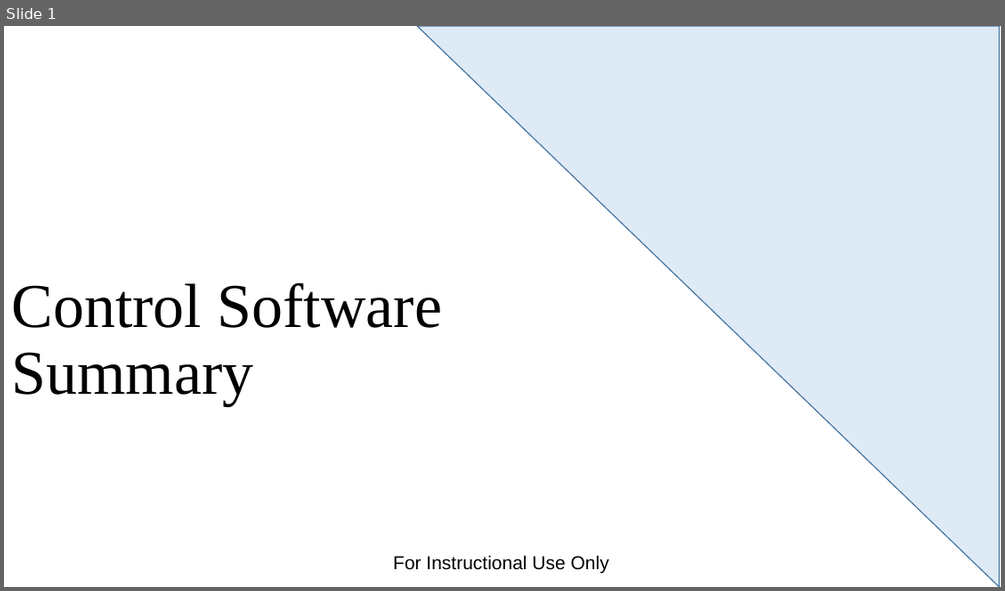
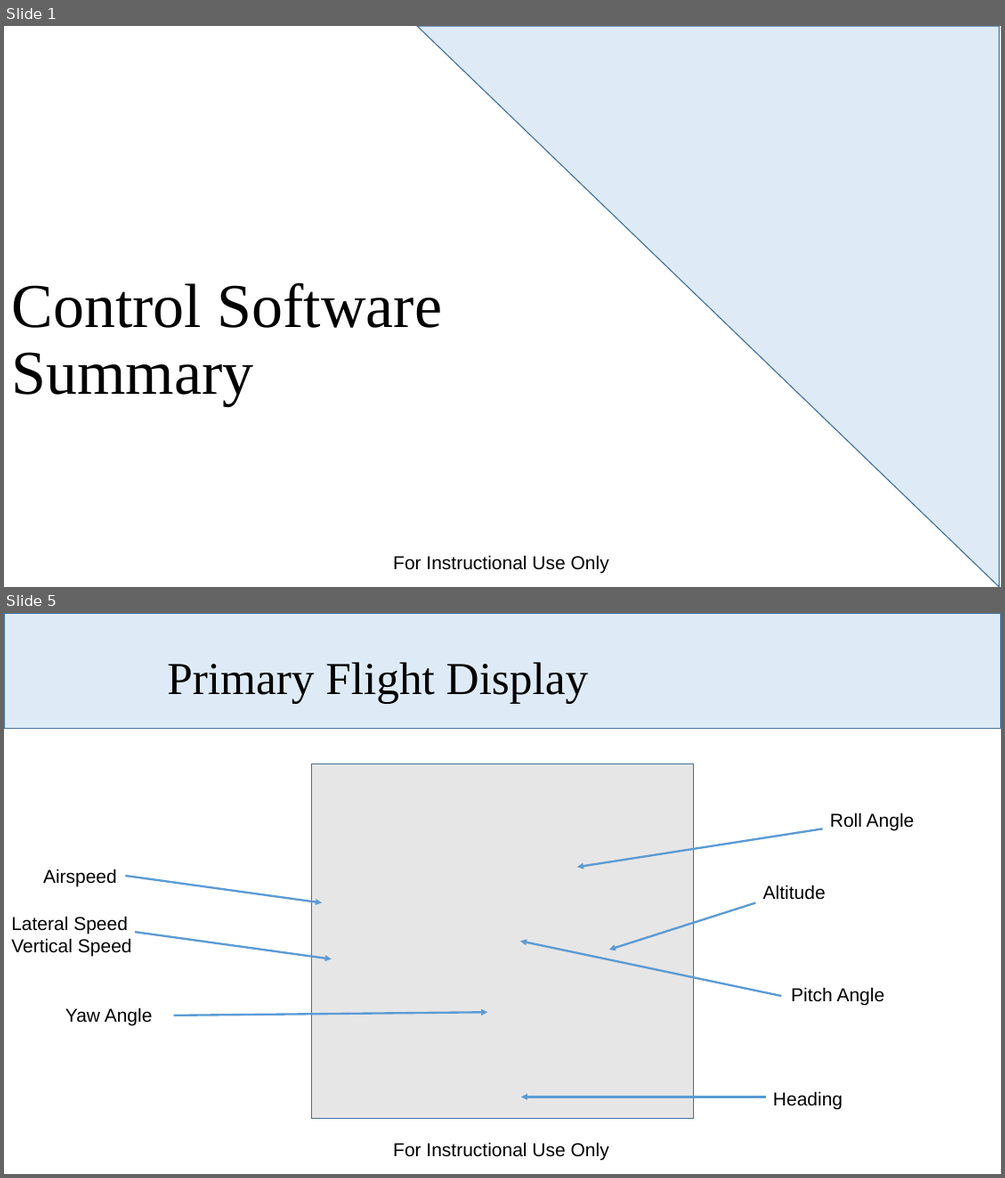
Before and after one commit to dabarrett/rqmtReviewer, a slide deck: Documents/Control Software Summary.pptx. Shown one above the other, each under a label of ours: slide 1 before the commit, slides 1 and 5 after it; the slides between them are not shown. The pictures are 1005x591 and 1005x1178 pixels, drawn with LibreOffice and Linux fonts; fonts in the diff are those of the drawing; background and template pictures are left out. Boxes give left, top, right and bottom in pixels: in the first picture for what was removed or moved away, otherwise in the second. Text is boxed around its words. In the diff, an @@ line names an element or a change of style, - is before the commit and + after.

```diff
--- a/Documents/Control Software Summary.pptx
+++ b/Documents/Control Software Summary.pptx
@@ slide 5 added at (4,613,1001,1174), background #FFFFFF; not listed: 1 template element that a slide beside it also shows @@
@@ rectangle added at (4,613,1001,728), fill #DEEBF7, outline #43739E 1 pt @@
@@ title added at (167,662,589,704), 44 pt, text #000000 @@
+Primary Flight Display
@@ rectangle added at (311,764,694,1119), fill #E7E6E6, outline #43739E 1 pt @@
@@ text added at (830,812,914,831), 18 pt, text #000000 @@
+Roll Angle
@@ arrow added from (823, 829) to (577, 868), #5B9BD5 2 pt @@
@@ text added at (43,868,117,886), 18 pt, text #000000 @@
+Airspeed
@@ arrow added from (125, 876) to (322, 903), #5B9BD5 2 pt @@
@@ arrow added from (755, 903) to (609, 949), #5B9BD5 2 pt @@
@@ text added at (763,884,825,900), 18 pt, text #000000 @@
+Altitude
@@ text added at (11,916,132,957), 18 pt, text #000000 @@
+Lateral Speed
+Vertical Speed
@@ arrow added from (135, 932) to (332, 959), #5B9BD5 2 pt @@
@@ arrow added from (782, 996) to (521, 941), #5B9BD5 2 pt @@
@@ text added at (65,1007,153,1026), 18 pt, text #000000 @@
+Yaw Angle
@@ arrow added from (174, 1015) to (488, 1013), #5B9BD5 2 pt @@
@@ text added at (791,987,885,1005), 18 pt, text #000000 @@
+Pitch Angle
@@ text added at (773,1091,842,1109), 18 pt, text #000000 @@
+Heading
@@ arrow added from (766, 1097) to (521, 1097), #5B9BD5 2 pt @@
```
Also in this commit, not shown: 4 slides changed, 3 other slides added, 7 slides removed, 4 other files.
